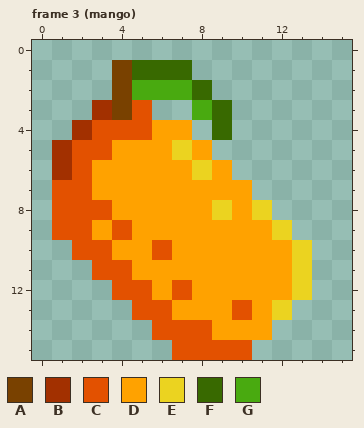
Pixel-art file: assets/fruits.aseprite. That is the earlier state.
16x16 pixels, 5 frames. Shown: frame 3 (mango).
Palette (. is transparent): A #794100  B #a23000  C #e35100  D #ffa200  E #ebd320  F #386900  G #49aa10
Pixels before, frame 3 (mango), first column x 1:
 1 ...AFFF......
 2 ...AGGGF.....
 3 ..BAC..GF....
 4 .BCCCDD.F....
 5 BCCDDDED.....
 6 BCDDDDDED....
 7 CCDDDDDDDD...
 8 CCCDDDDDEDE..
 9 CCDCDDDDDDDE.
10 .CCDDCDDDDDDE
11 ..CCDDDDDDDDE
12 ...CCDCDDDDDE
13 ....CCDDDCDE.
14 .....CCCDDD..
15 ......CCCC...
The same view after the edit:
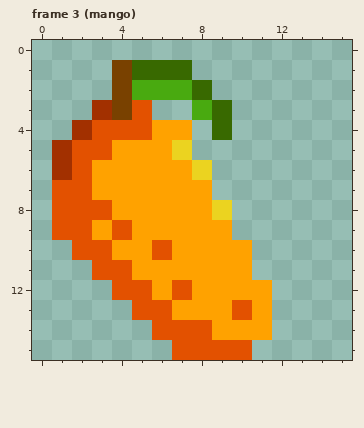
From the commit log: updated fruits and ship spritesheets
Diff:
Frame 3 (mango):
The edit erases colour D in row 5 at x 8; in row 6 at x 9; in row 7 at x 9 to 10; in row 8 at x 10; in row 9 at x 10 to 11; in rows 10 to 11 at x 11 to 12.
The edit erases colour D in row 12 at x 12.
The edit erases colour E in row 8 at x 11; in row 9 at x 12; in rows 10 to 12 at x 13; in row 13 at x 12.
